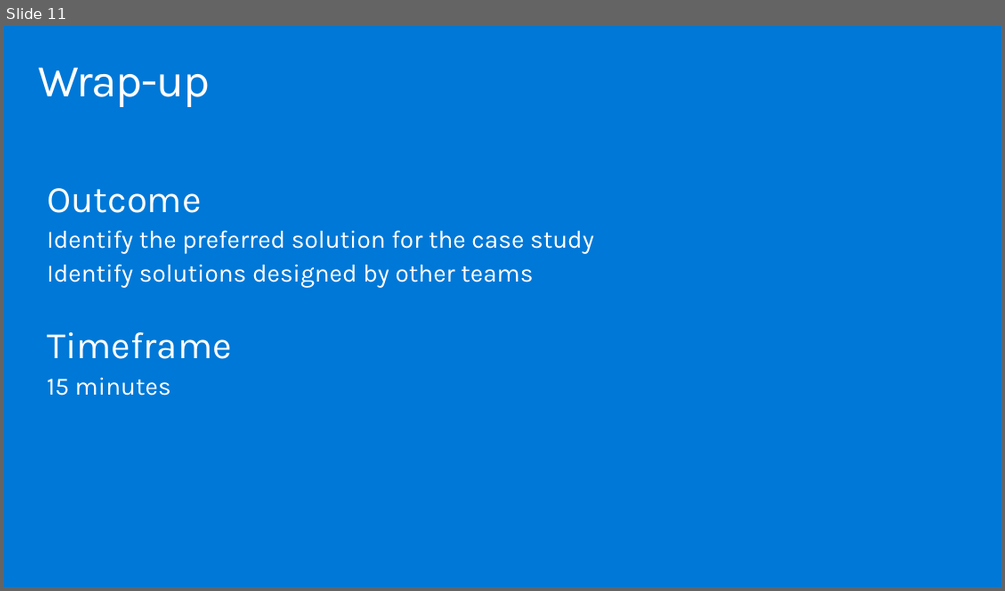
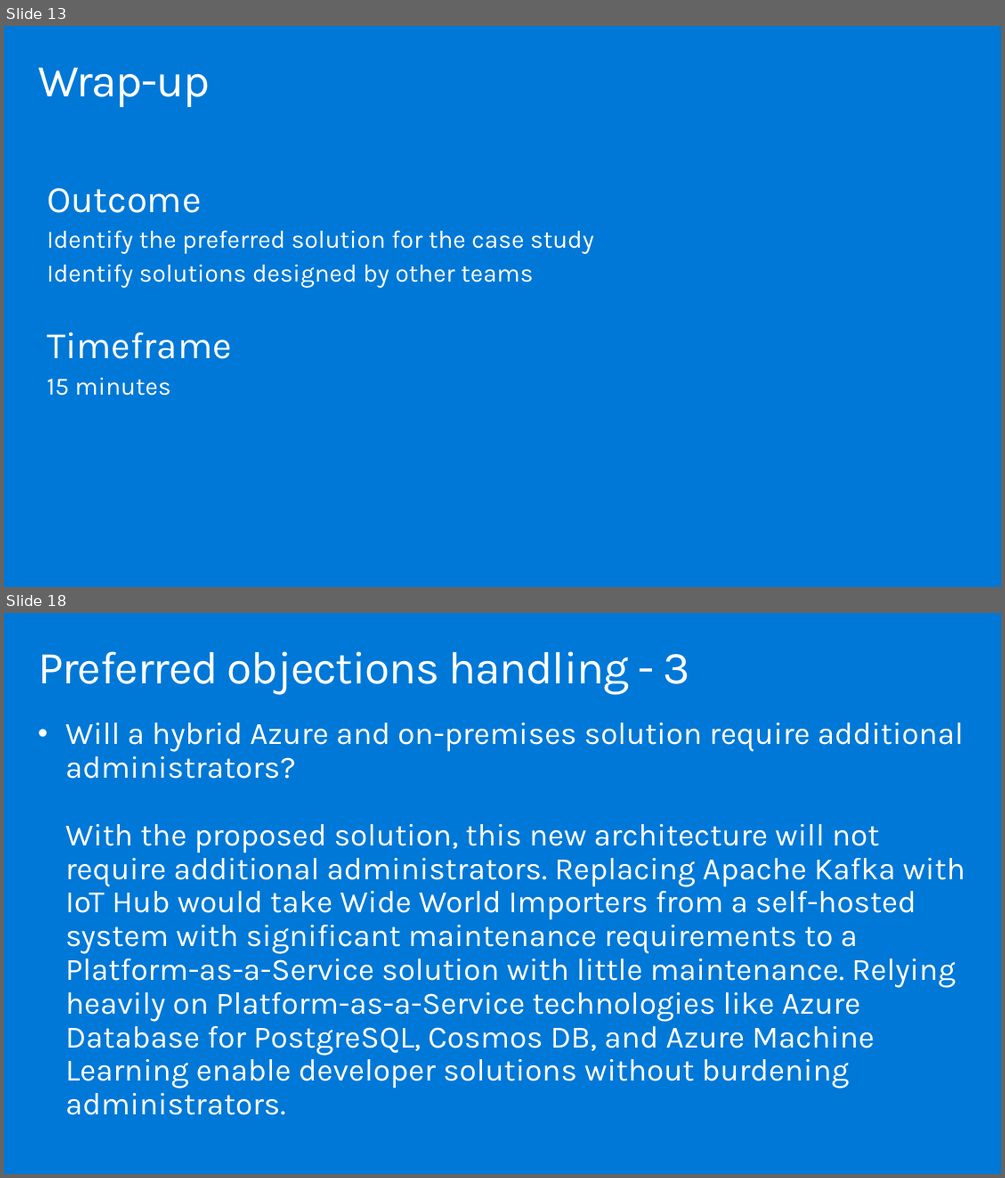
Before and after one commit to solliancenet/MCW-innovate-modernize-apps-with-data-ai, a slide deck: Whiteboard design session/WDS trainer presentation - Innovate and Modernize Apps with Data and AI.pptx. Shown one above the other, each under a label of ours: slide 11 before the commit, slides 13 and 18 after it; the slides between them are not shown. The pictures are 1005x591 and 1005x1178 pixels, drawn with LibreOffice and Linux fonts; fonts in the diff are those of the drawing. Boxes give left, top, right and bottom in pixels: in the first picture for what was removed or moved away, otherwise in the second. Text is boxed around its words. In the diff, an @@ line names an element or a change of style, - is before the commit and + after.

```diff
--- a/Whiteboard design session/WDS trainer presentation - Innovate and Modernize Apps with Data and AI.pptx
+++ b/Whiteboard design session/WDS trainer presentation - Innovate and Modernize Apps with Data and AI.pptx
@@ slide 18 added at box(4, 613, 1001, 1174), background #0078D7 @@
@@ title added at box(38, 651, 689, 694), 44.1 pt, text #FFFFFF @@
+Preferred objections handling - 3
@@ text added at box(65, 722, 965, 1115), 30 pt, text #FFFFFF @@
+• Will a hybrid Azure and on-premises solution require additional administrators?
+  With the proposed solution, this new architecture will not require additional administrators. Replacing Apache Kafka with IoT Hub would take Wide World Importers from a self-hosted system with significant maintenance requirements to a Platform-as-a-Service solution with little maintenance. Relying heavily on Platform-as-a-Service technologies like Azure Database for PostgreSQL, Cosmos DB, and Azure Machine Learning enable developer solutions without burdening administrators.
@@ what was slide 11 is now slide 13 @@
```
Also in this commit, not shown: 1 slide changed, 14 other slides added, 19 slides removed, 1 other file.
